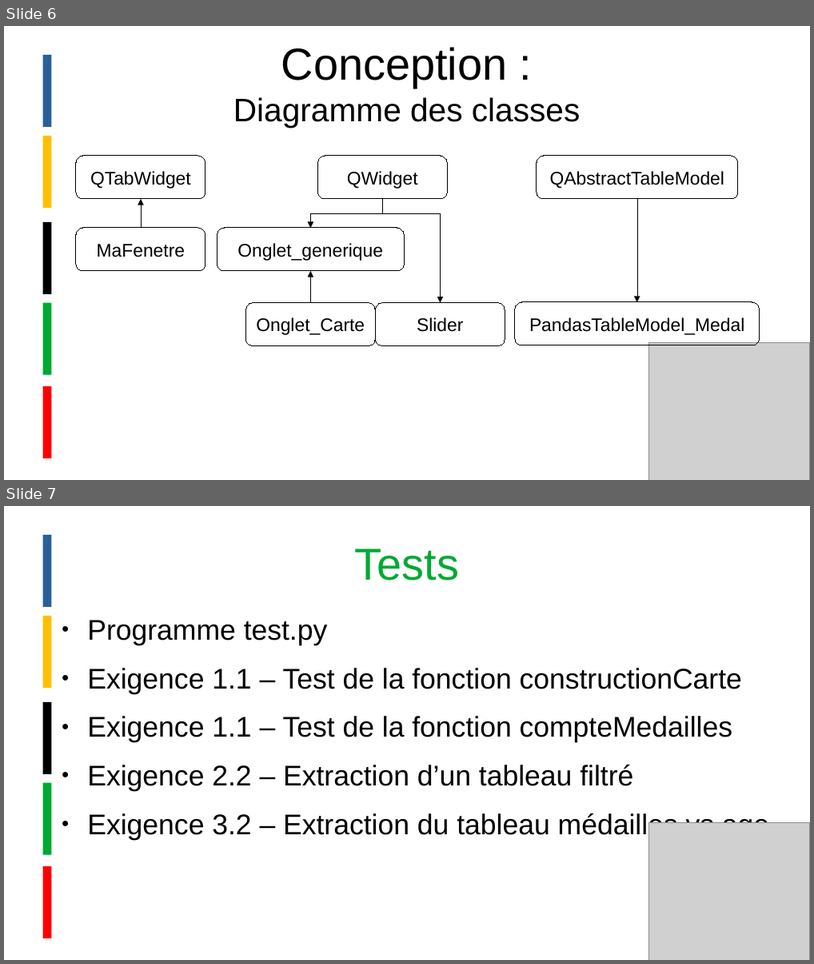
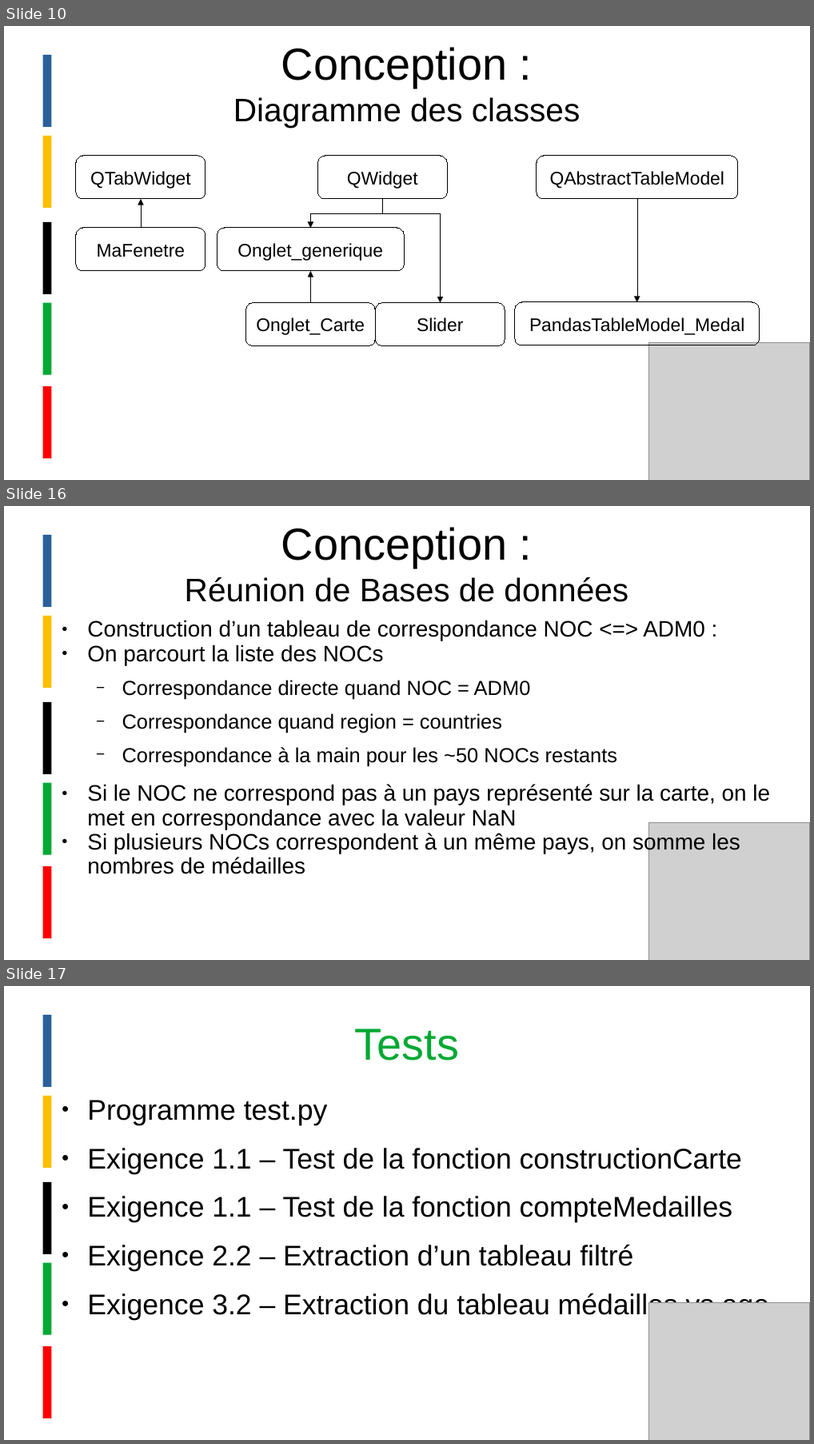
Before and after one commit to cguirardel/PAI-projet, a slide deck: slides.odp. Shown one above the other, each under a label of ours: slides 6 and 7 before the commit, slides 10, 16 and 17 after it; the slides between them are not shown. The pictures are 814x964 and 814x1444 pixels, drawn with LibreOffice and Linux fonts; fonts in the diff are those of the drawing; grey boxes stand for pictures. Boxes give left, top, right and bottom in pixels: in the first picture for what was removed or moved away, otherwise in the second. Text is boxed around its words. In the diff, an @@ line names an element or a change of style, - is before the commit and + after.

```diff
--- a/slides.odp
+++ b/slides.odp
@@ slide 16 added at (4, 506, 810, 960), background #FFFFFF @@
@@ title added at (185, 527, 629, 602), 32 pt, text #000000 @@
+Conception :
+Réunion de Bases de données
@@ text added at (87, 620, 770, 874), 22 pt, text #000000 @@
+● Construction d’un tableau de correspondance NOC <=> ADM0 :
+● On parcourt la liste des NOCs
+  − Correspondance directe quand NOC = ADM0
+  − Correspondance quand region = countries
+  − Correspondance à la main pour les ~50 NOCs restants
+● Si le NOC ne correspond pas à un pays représenté sur la carte, on le met en correspondance avec la valeur NaN
+● Si plusieurs NOCs correspondent à un même pays, on somme les nombres de médailles
@@ picture added at (650, 823, 810, 960) @@
@@ group added at (47, 535, 47, 939): 5 lines @@
@@ what was slide 6 is now slide 10 @@
@@ what was slide 7 is now slide 17 @@
```
Also in this commit, not shown: 1 slide changed, 9 other slides added, 1 other file.
